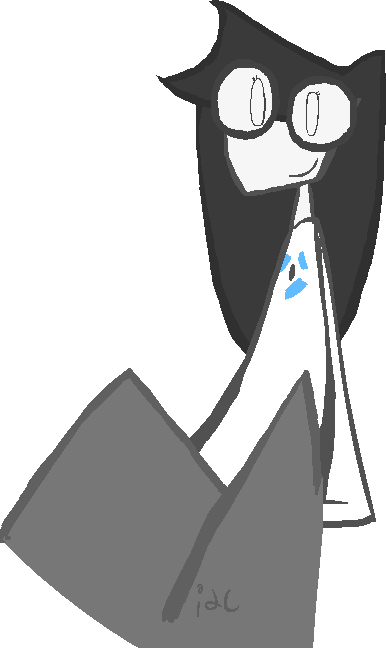
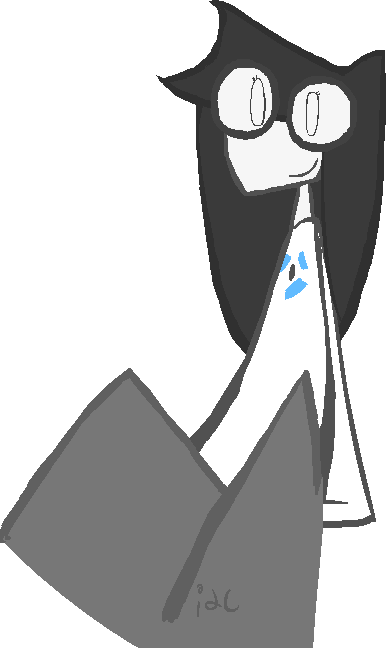
Comparing the layer stacks of the two 386 × 648 images. Changes:
added layer "hair2" above "eyes" over (x1=321, y1=98, x2=361, y2=321)
painted on "hair1" over (x1=321, y1=98, x2=361, y2=321)
